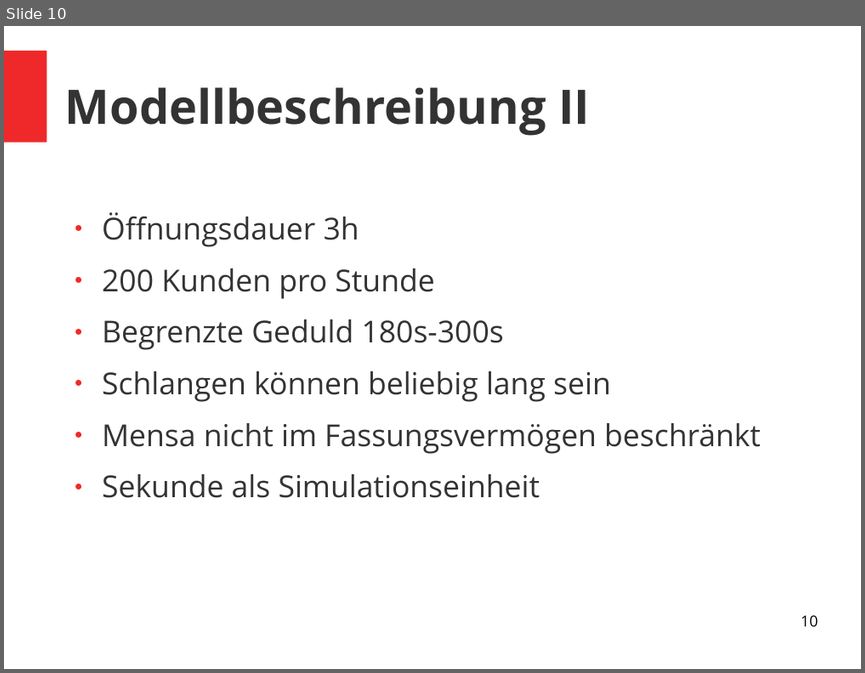
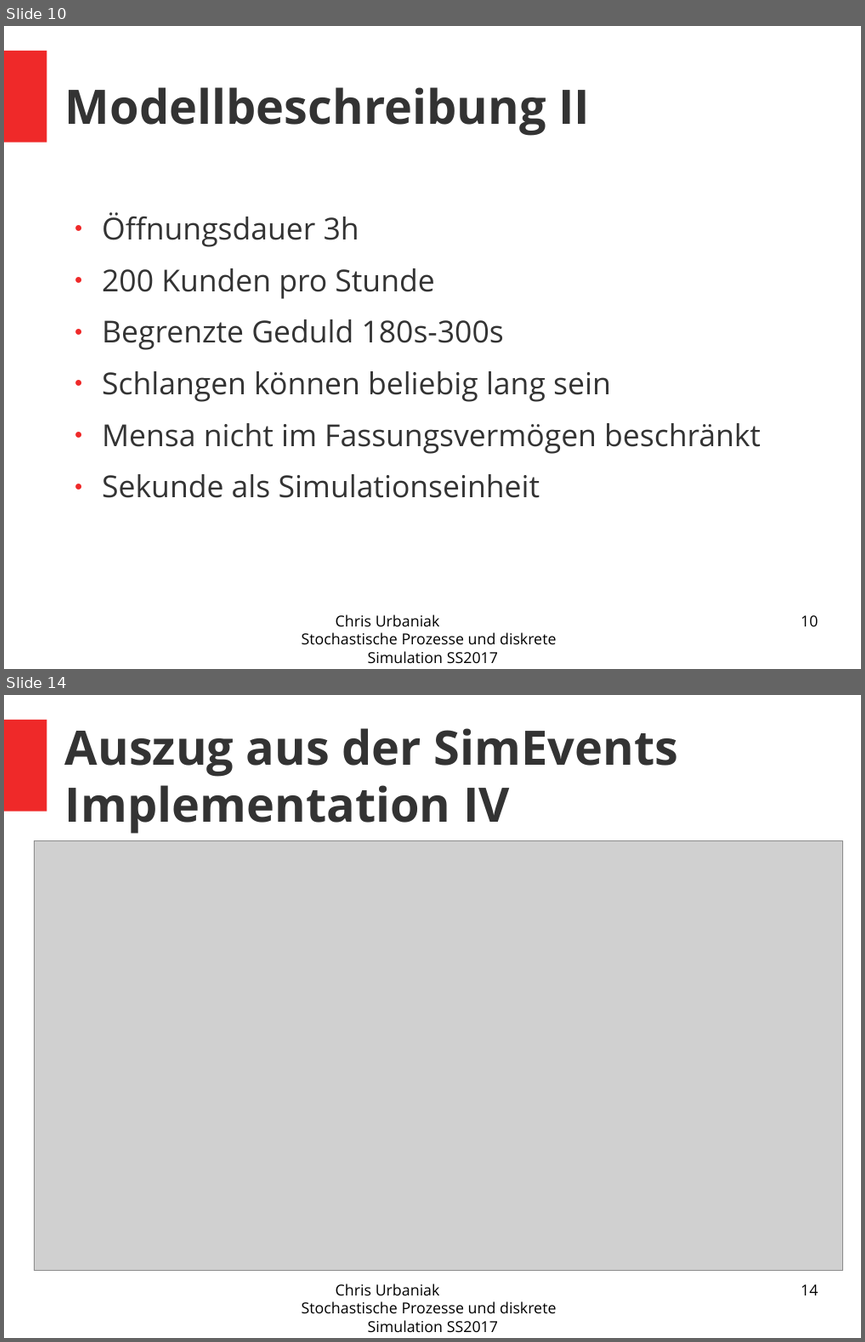
Before and after one commit to nouiteesator/seminar, a slide deck: Präsi.odp. Shown one above the other, each under a label of ours: slide 10 before the commit, slides 10 and 14 after it; the slides between them are not shown. The pictures are 865x673 and 865x1342 pixels, drawn with LibreOffice and Linux fonts; fonts in the diff are those of the drawing; grey boxes stand for pictures. Boxes give left, top, right and bottom in pixels: in the first picture for what was removed or moved away, otherwise in the second. Text is boxed around its words. In the diff, an @@ line names an element or a change of style, - is before the commit and + after.

```diff
--- a/Präsi.odp
+++ b/Präsi.odp
@@ slide 14 added at <box>4,695,861,1338</box>, background #FFFFFF; not listed: 1 template element that a slide beside it also shows @@
@@ title added at <box>65,728,678,834</box>, 44 pt, text #333333, bold @@
+Auszug aus der SimEvents Implementation IV
@@ picture added at <box>35,840,842,1270</box> @@
@@ text added at <box>302,1283,556,1332</box>, 14 pt, text #000000 @@
+Chris Urbaniak Stochastische Prozesse und diskrete Simulation SS2017
@@ page number added at <box>800,1284,817,1295</box>, 14 pt, text #000000 @@
+14
@@ slide 10 changed as well @@
@@ text added at <box>302,614,556,663</box>, 14 pt, text #000000 @@
+Chris Urbaniak Stochastische Prozesse und diskrete Simulation SS2017
```
Also in this commit, not shown: 8 other slides changed, 14 other slides added, 1 slide removed, 3 other files.
